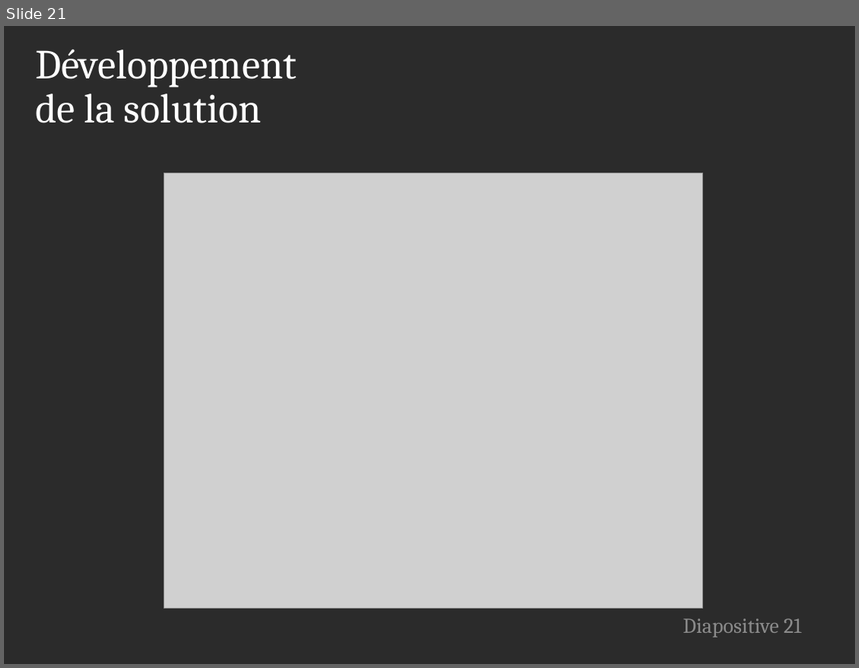
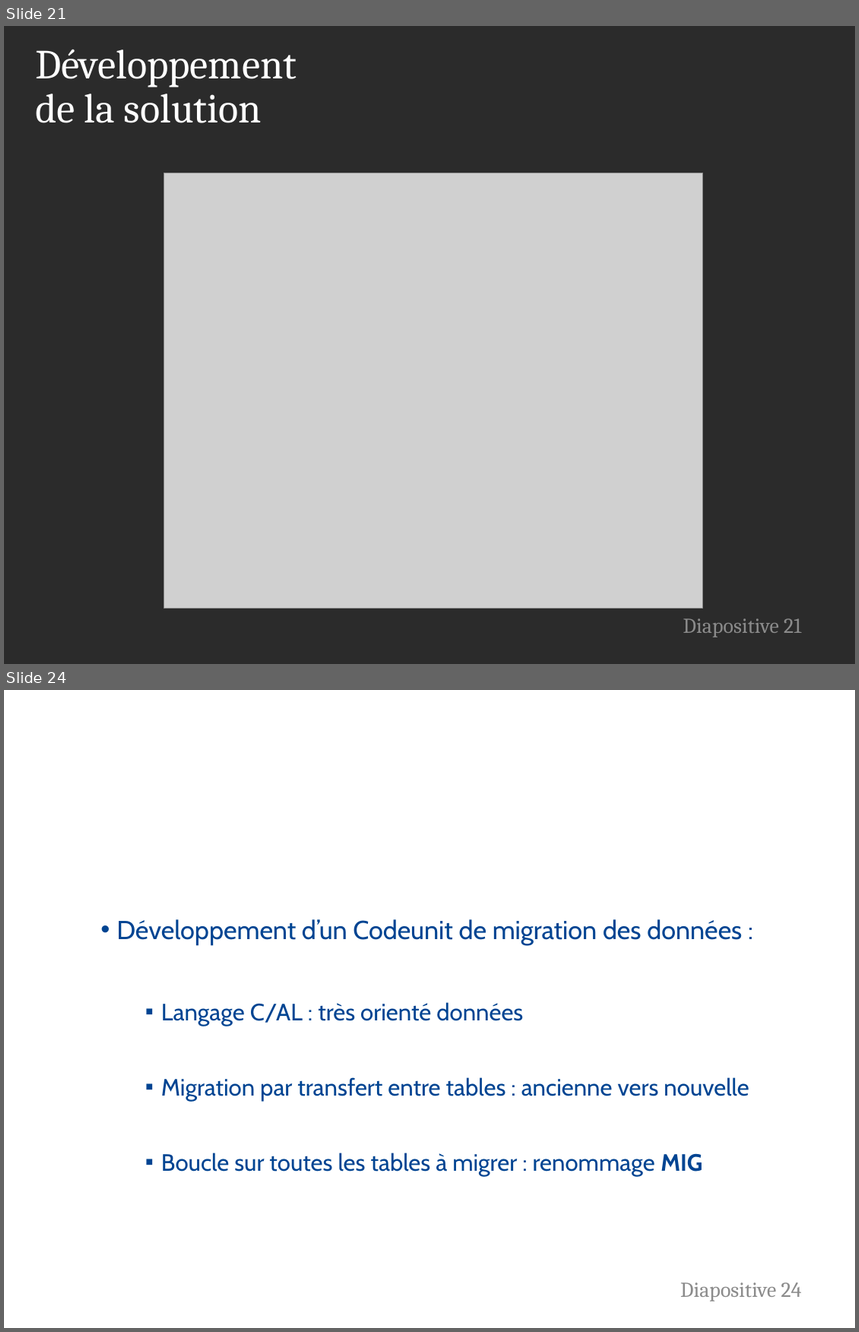
Before and after one commit to FlorentALAPETITE/Rapport_Stage_2017, a slide deck: Soutenance_Stage.pptx. Shown one above the other, each under a label of ours: slide 21 before the commit, slides 21 and 24 after it; the slides between them are not shown. The pictures are 859x668 and 859x1332 pixels, drawn with LibreOffice and Linux fonts; fonts in the diff are those of the drawing; grey boxes stand for pictures; background and template pictures are left out; a plain dark background stands for a picture behind light text. Boxes give left, top, right and bottom in pixels: in the first picture for what was removed or moved away, otherwise in the second. Text is boxed around its words. In the diff, an @@ line names an element or a change of style, - is before the commit and + after.

```diff
--- a/Soutenance_Stage.pptx
+++ b/Soutenance_Stage.pptx
@@ slide 24 added at box(4, 690, 855, 1328), background picture (left out) @@
@@ title added at box(27, 690, 618, 812), 35 pt, text #FFFFFF @@
+Développement
+de la solution
@@ text added at box(116, 920, 742, 946), 22 pt, text #004492 @@
+• Développement d’un Codeunit de migration des données :
@@ text added at box(161, 1002, 749, 1177), 20 pt, text #004492 @@
+  ▪ Langage C/AL : très orienté données
+  ▪ Migration par transfert entre tables : ancienne vers nouvelle
+  ▪ Boucle sur toutes les tables à migrer : renommage MIG
@@ page number added at box(680, 1283, 802, 1302), 18 pt, text #8C8C8C @@
+Diapositive 24
```
Also in this commit, not shown: 1 slide changed, 5 other slides added, 5 other files.
